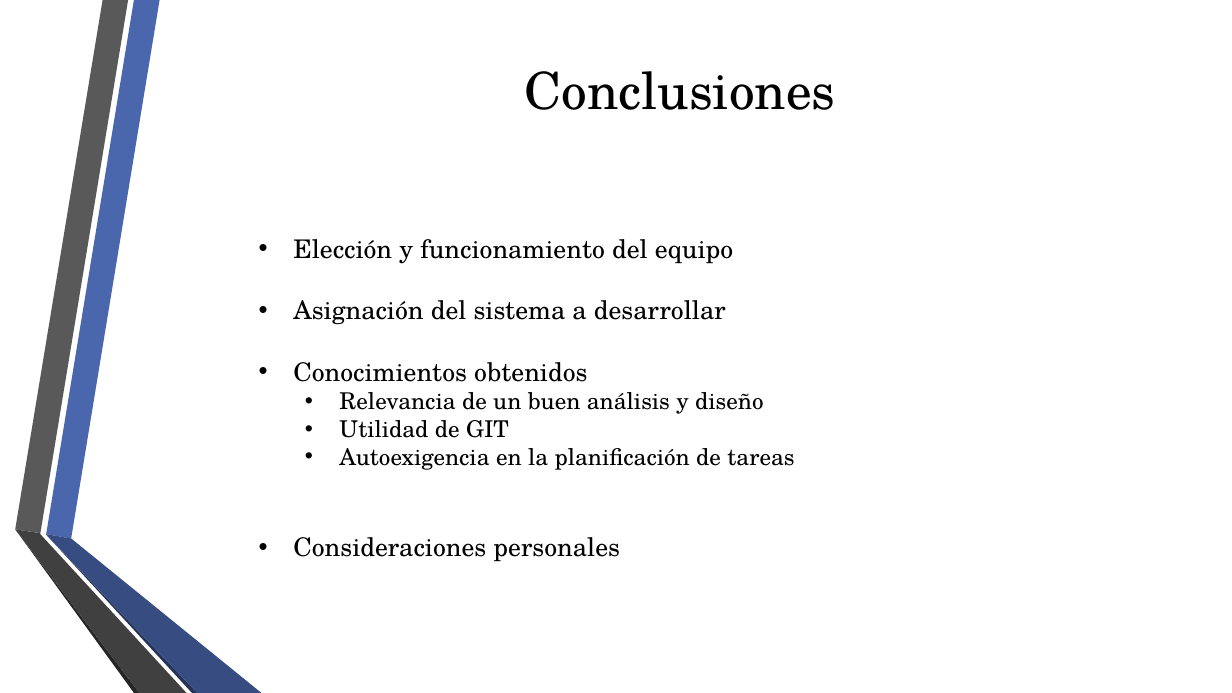
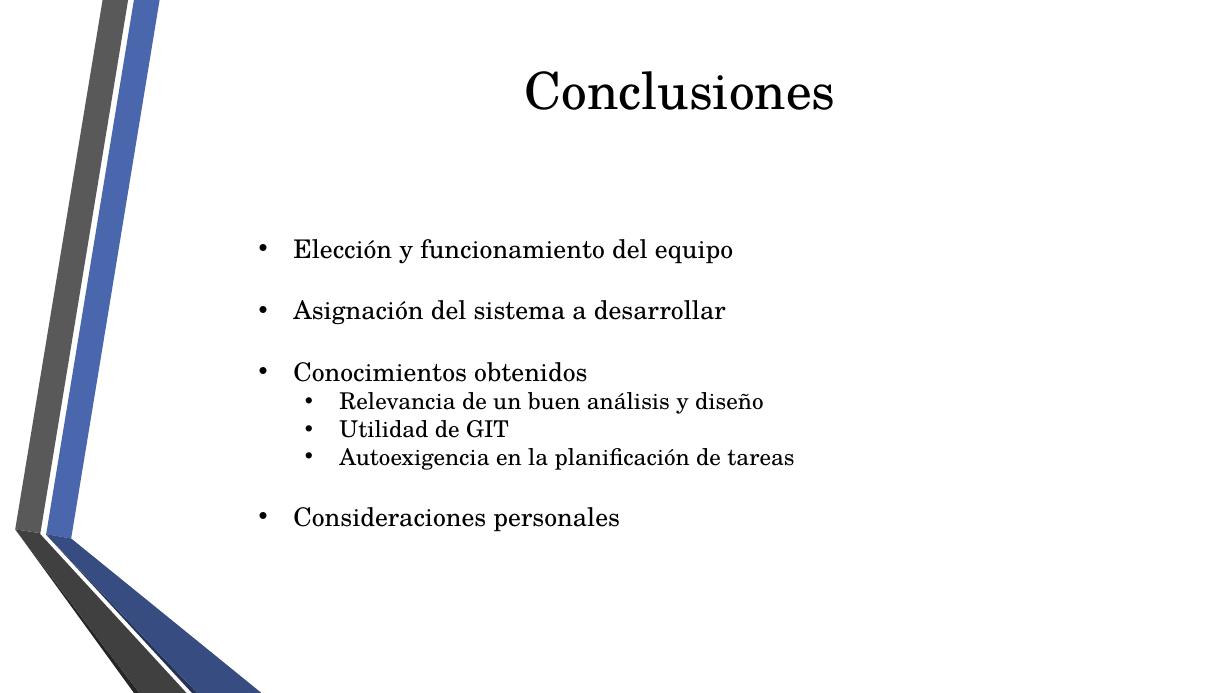
Before and after one commit to fge23/Sistema-VASPA, a slide deck: slide 28 of Presentaciones/Presentación VASPA - Diciembre 2020 - Examen Final/Presentación VASPA - Diciembre 2020 - Examen Final.pptx (slide 29 before the commit). Drawn at 1232x693 pixels with LibreOffice and Linux fonts; fonts in the diff are those of the drawing; background and template pictures are left out. Boxes give left, top, right and bottom in pixels: in the first picture for what was removed or moved away, otherwise in the second. Text is boxed around its words. In the diff, an @@ line names an element or a change of style, - is before the commit and + after.

```diff
--- a/Presentaciones/Presentación VASPA - Diciembre 2020 - Examen Final/Presentación VASPA - Diciembre 2020 - Examen Final.pptx
+++ b/Presentaciones/Presentación VASPA - Diciembre 2020 - Examen Final/Presentación VASPA - Diciembre 2020 - Examen Final.pptx
@@ text "Elección y funcionamiento del equipo" rewrapped from (x1=293, y1=239, x2=794, y2=562) to (x1=293, y1=239, x2=794, y2=532) @@
```
Also in this commit, not shown: 4 other slides changed, 2 slides added, 3 slides removed.
